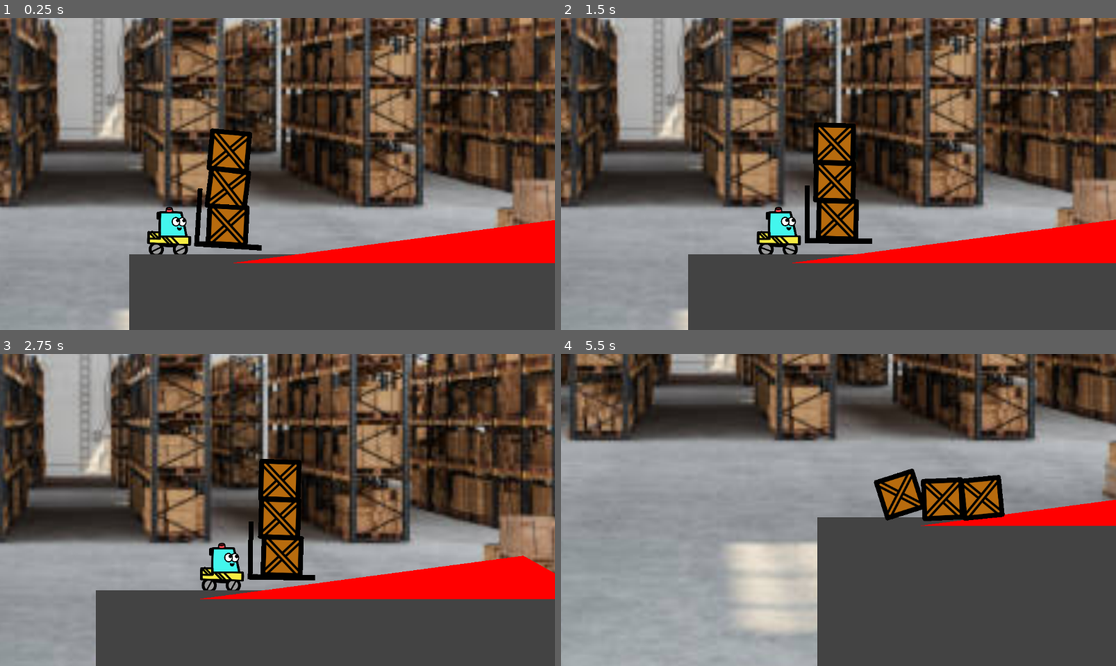
Above: before the commit, frames 1-4 (two rows, left to right).
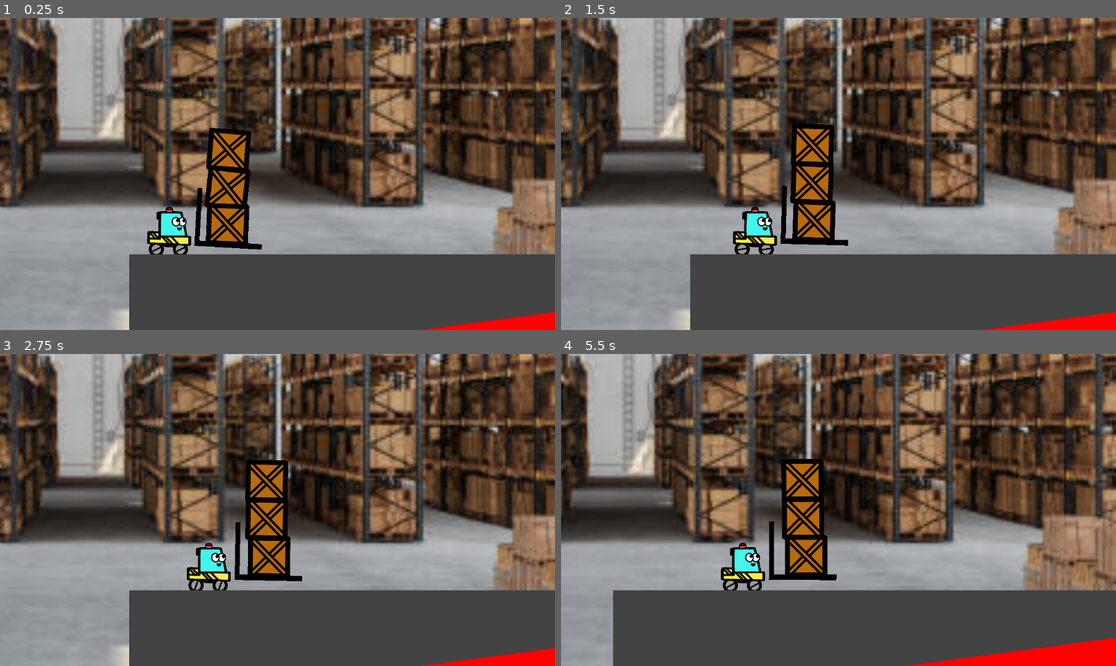
Above: after the commit, the same moments.

Repository: CourtlandCrouchet/OneTrip
Game: Godot game, scene res://Scenes/main.tscn
Two runs of this game, one before a commit and one after it. Both use one fixed random seed, a clock stepped at 60 frames per second and the inputs below.
Inputs:
- Up to frame 1 (0.25 s): no input
- Up to frame 2 (1.5 s): hold Right (move_right) 0.53-1.28 s; hold Left (move_left) from 1.28 s (still down)
- Up to frame 3 (2.75 s): release Left (move_left) at 2.03 s; hold Right (move_right) from 2.03 s (still down)
- Up to frame 4 (5.5 s): release Right (move_right) at 3.53 s; hold Left (move_left) from 3.53 s (still down)

The runs differ from the first frame. In frame 1, 5.7% of the frame differs, in the area x 29-100%, y 35-100%; in frame 2, 12%; in frame 3, 44%; in frame 4, 76%, in the area x 0-100%, y 0-100%.

Commit message:
Hide the hill

Diff:
--- a/Scenes/box.tscn
+++ b/Scenes/box.tscn
@@ -11,8 +11,8 @@
 
 [node name="Box" type="RigidBody2D"]
 physics_material_override = SubResource("PhysicsMaterial_h3ibi")
-linear_damp = 1.0
-angular_damp = 1.0
+linear_damp = 2.0
+angular_damp = 2.0
 
 [node name="Sprite2D" type="Sprite2D" parent="."]
 scale = Vector2(0.125, 0.125)
--- a/Scenes/main.tscn
+++ b/Scenes/main.tscn
@@ -60,7 +60,7 @@
 position = Vector2(0, 22)
 
 [node name="Hill" parent="." instance=ExtResource("4_blmfu")]
-position = Vector2(42, 25)
+position = Vector2(104, 55)
 
 [node name="Box3" parent="." instance=ExtResource("3_nybnc")]
 position = Vector2(39, -37)
--- a/Scripts/player.gd
+++ b/Scripts/player.gd
@@ -1,6 +1,6 @@
 extends RigidBody2D
 
-var movement_force = 2000
+var movement_force = 1000
 
 # Called when the node enters the scene tree for the first time.
 func _ready():
